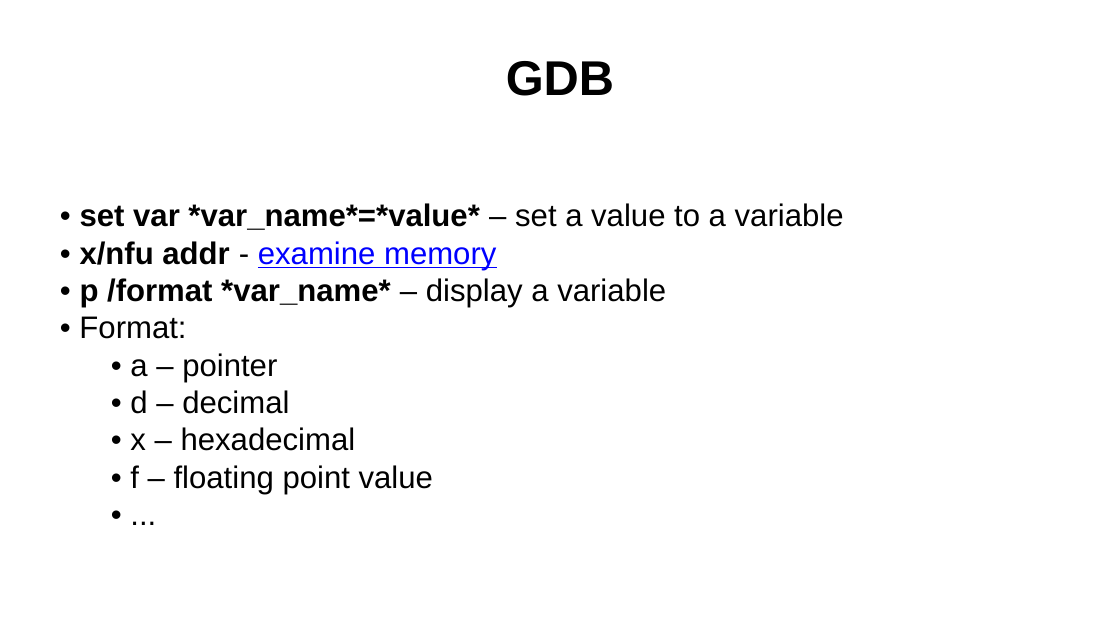
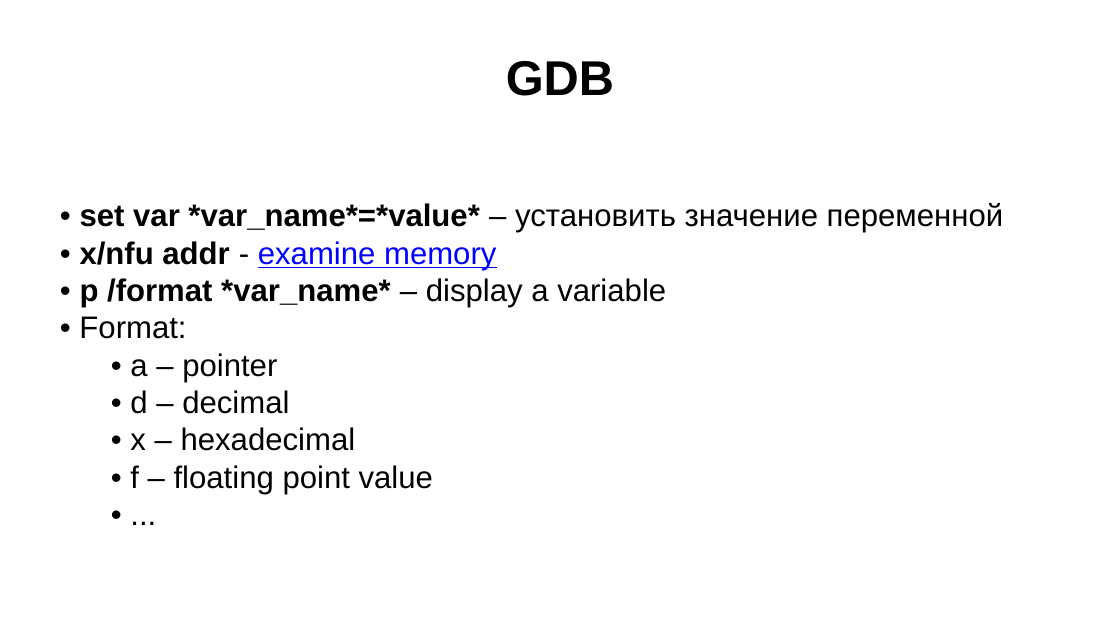
Before and after one commit to kostya2709/CAOS_seminars, a slide deck: slide 8 of sem_1_tools/presentations/Семинар_1_tools.pptx (slide 7 before the commit). Drawn at 1120x630 pixels with LibreOffice and Linux fonts; fonts in the diff are those of the drawing. Boxes give left, top, right and bottom in pixels: in the first picture for what was removed or moved away, otherwise in the second. Text is boxed around its words. In the diff, an @@ line names an element or a change of style, - is before the commit and + after.

```diff
--- a/sem_1_tools/presentations/Семинар_1_tools.pptx
+++ b/sem_1_tools/presentations/Семинар_1_tools.pptx
@@ text at <box>80,203,1003,233</box>: text changed; bold off @@
-• set var *var_name*=*value* – set a value to a variable
+• set var *var_name*=*value* – установить значение переменной
```
Also in this commit, not shown: 8 other slides changed, 3 slides added, 3 other files.
